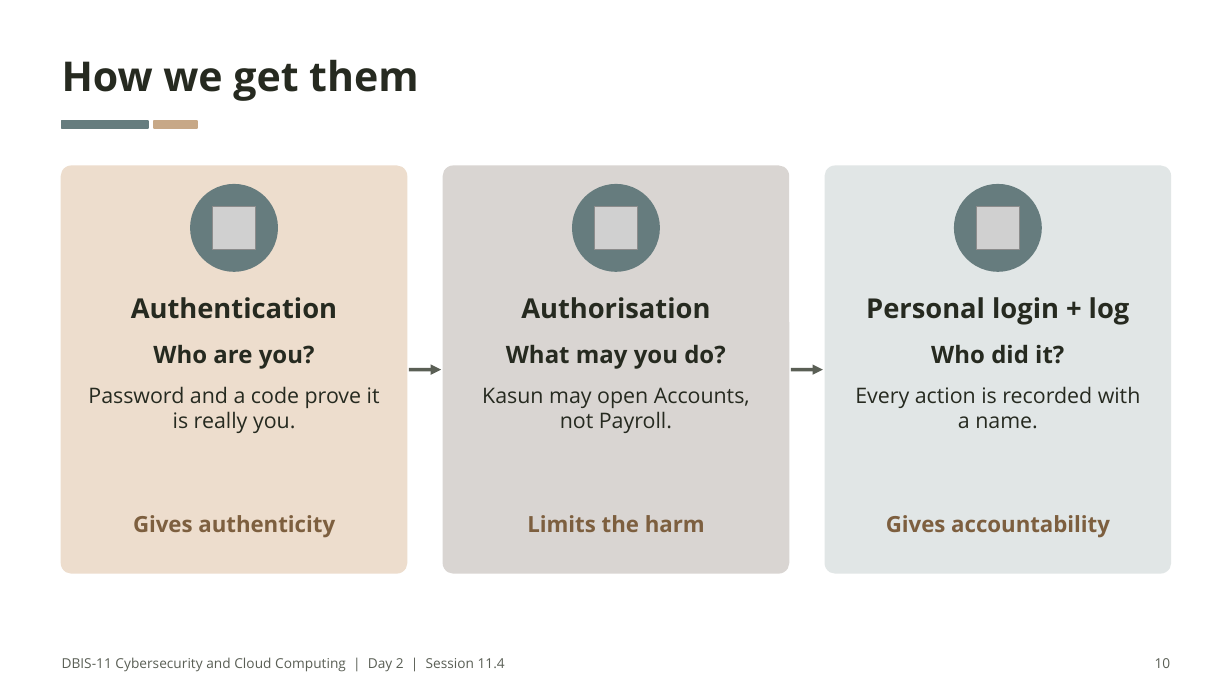
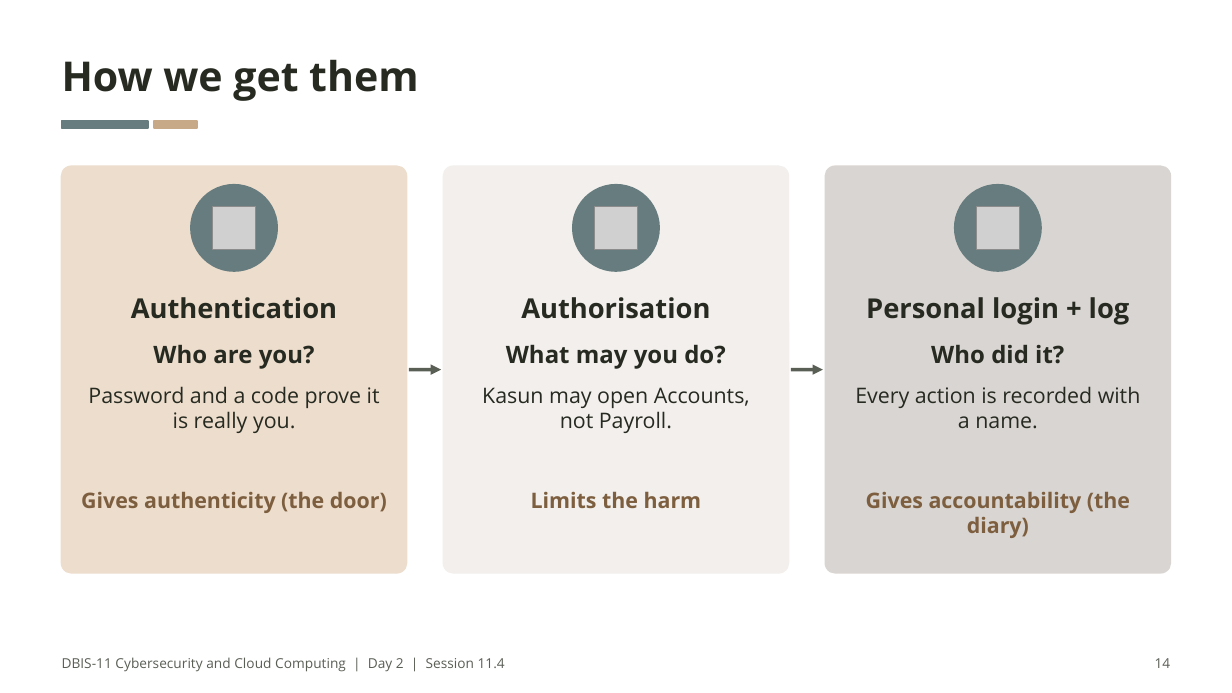
Before and after one commit to nirangadh/DBIS-Cybersecurity-and-Cloud-Computing, a slide deck: slide 14 of slides/11-04-proving-who-you-are.pptx (slide 10 before the commit). Drawn at 1232x693 pixels with LibreOffice and Linux fonts; fonts in the diff are those of the drawing; grey boxes stand for pictures. Boxes give left, top, right and bottom in pixels: in the first picture for what was removed or moved away, otherwise in the second. Text is boxed around its words. In the diff, an @@ line names an element or a change of style, - is before the commit and + after.

```diff
--- a/slides/11-04-proving-who-you-are.pptx
+++ b/slides/11-04-proving-who-you-are.pptx
@@ rounded rectangle at box(444, 166, 788, 573): fill #D9D5D2 to #F2EFEC; outline #D9D5D2 1 pt to #F2EFEC 1 pt @@
@@ rounded rectangle at box(825, 166, 1170, 573): fill #E1E6E6 to #D9D5D2; outline #E1E6E6 1 pt to #D9D5D2 1 pt @@
@@ text "Gives authenticity (the door)" at box(81, 492, 387, 513): vertical alignment middle to top @@
@@ text at box(81, 492, 387, 513): text changed; size 13 to 12.5 pt @@
-Gives authenticity
+Gives authenticity (the door)
@@ text "Limits the harm": place and size @@
-text "Limits the harm" at box(527, 515, 705, 532)
+text "Limits the harm" at box(531, 491, 702, 508)
@@ text "Limits the harm" at box(531, 491, 702, 508): size 13 to 12.5 pt; vertical alignment middle to top @@
@@ text "Gives accountability (the diary)" at box(866, 492, 1130, 538): vertical alignment middle to top @@
@@ text at box(866, 492, 1130, 538): text changed; size 13 to 12.5 pt @@
-Gives accountability
+Gives accountability (the diary)
@@ text at box(1155, 658, 1171, 668): text changed @@
-10
+14
```
Also in this commit, not shown: 20 other slides changed, 5 slides added, 27 other files.
